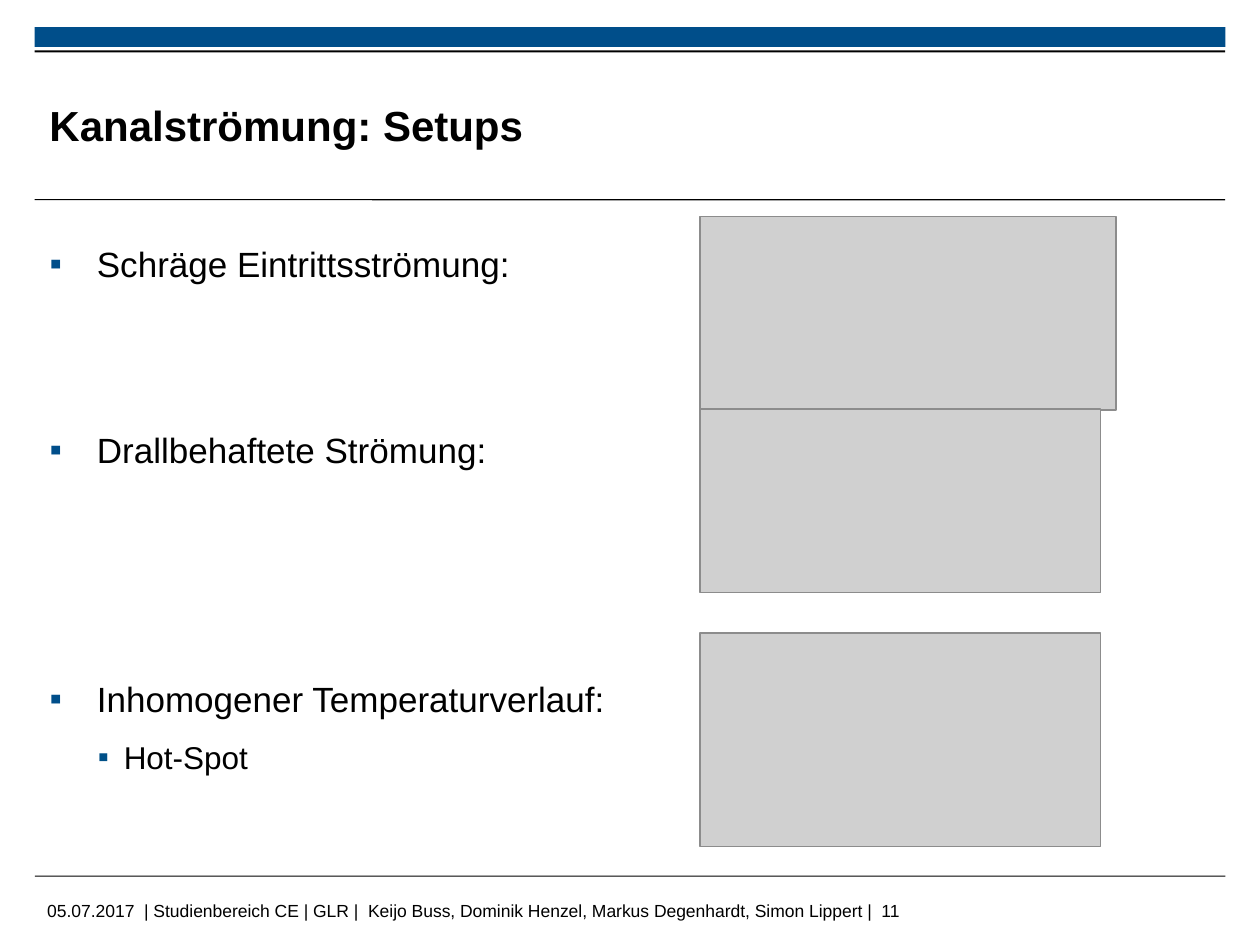
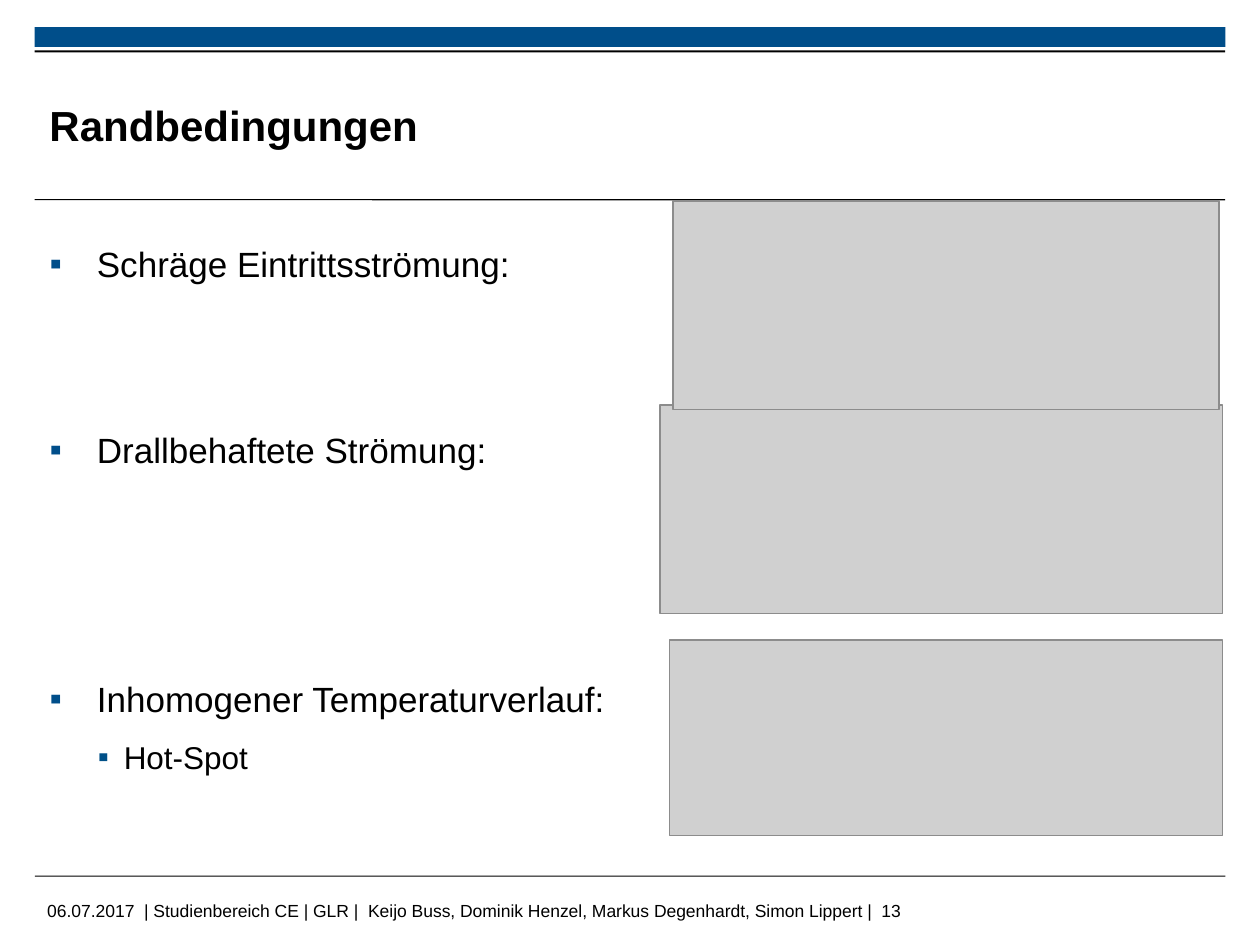
Before and after one commit to MDegenhardt/AusarbeitungADP, a slide deck: slide 13 of Präsentation/Abschluss_Präsentation_Keijo.pptx (slide 11 before the commit). Drawn at 1260x945 pixels with LibreOffice and Linux fonts; fonts in the diff are those of the drawing; grey boxes stand for pictures; background and template pictures are left out. Boxes give left, top, right and bottom in pixels: in the first picture for what was removed or moved away, otherwise in the second. Text is boxed around its words. In the diff, an @@ line names an element or a change of style, - is before the commit and + after.

```diff
--- a/Präsentation/Abschluss_Präsentation_Keijo.pptx
+++ b/Präsentation/Abschluss_Präsentation_Keijo.pptx
@@ title at <box>49,110,417,150</box>: text changed @@
-Kanalströmung: Setups
+Randbedingungen
@@ picture: place and size @@
-picture at <box>701,217,1116,410</box>
+picture at <box>673,202,1218,410</box>
@@ picture: place and size @@
-picture at <box>701,410,1101,593</box>
+picture at <box>660,404,1223,614</box>
@@ picture: place and size @@
-picture at <box>701,634,1101,847</box>
+picture at <box>669,640,1222,835</box>
@@ text at <box>47,904,900,921</box>: text changed @@
-05.07.2017 | Studienbereich CE | GLR | Keijo Buss, Dominik Henzel, Markus Degenhardt, Simon Lippert | 11
+06.07.2017 | Studienbereich CE | GLR | Keijo Buss, Dominik Henzel, Markus Degenhardt, Simon Lippert | 13
```
Also in this commit, not shown: 4 other slides changed, 2 slides added.
